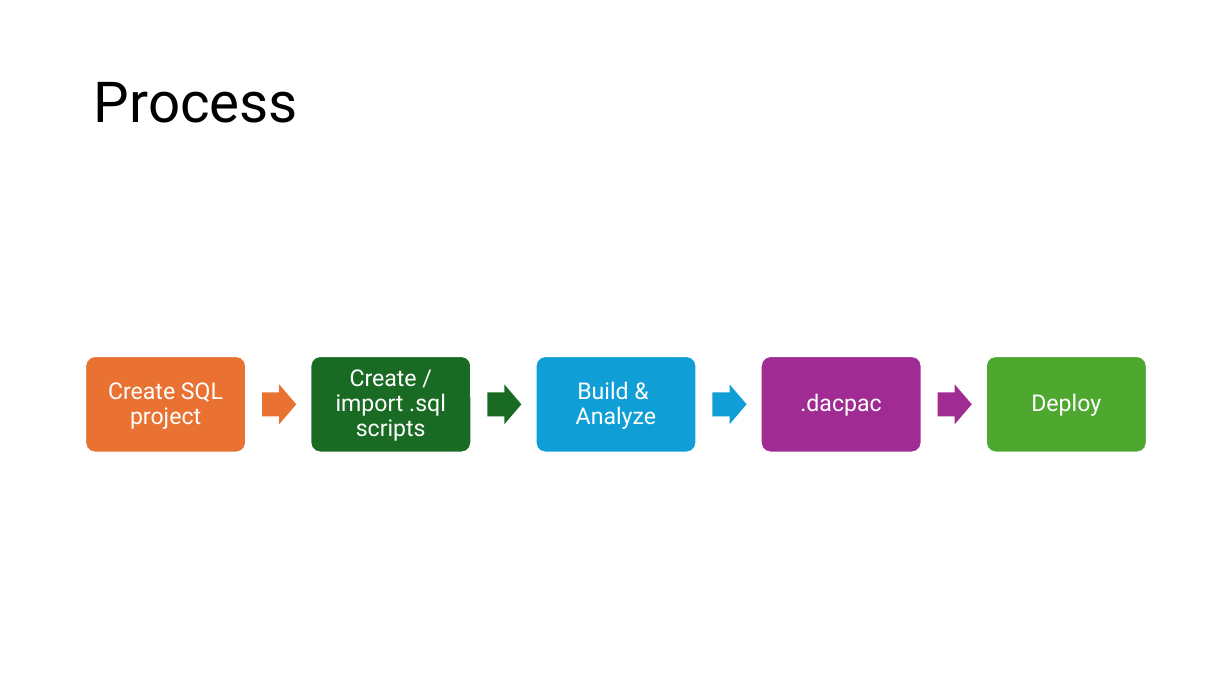
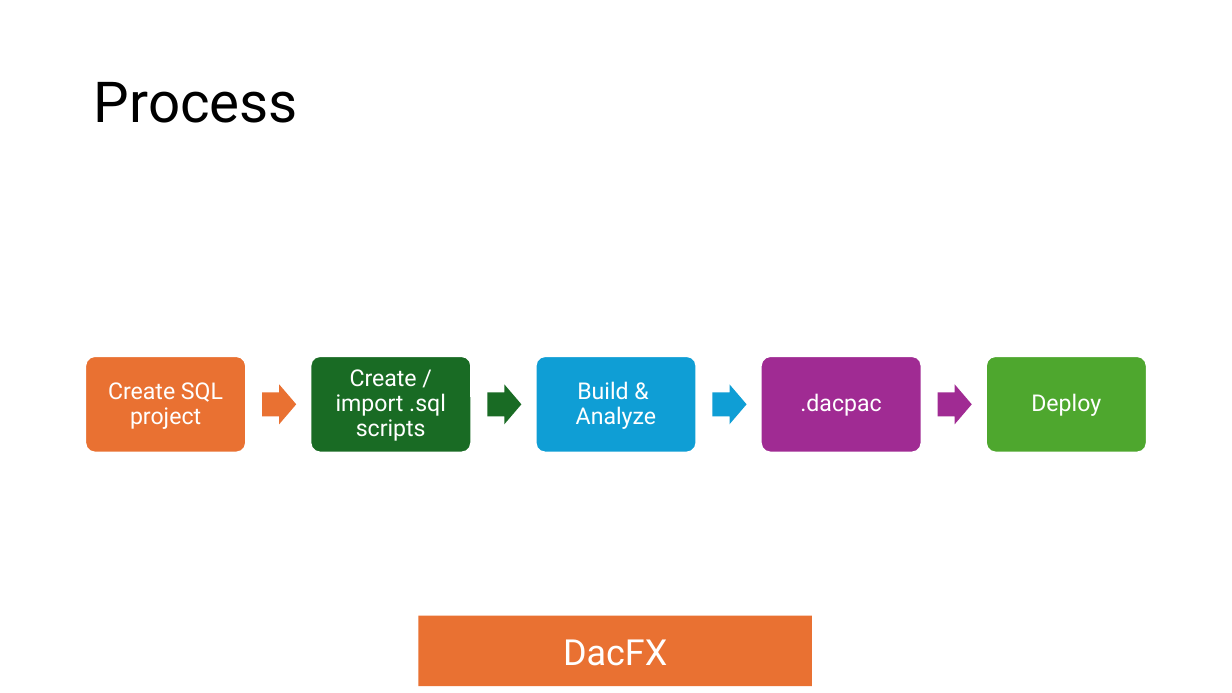
Before and after one commit to ErikEJ/TsqlAnalysis, a slide deck: slide 3 of EightKB T-SQL Code analysis.pptx. Drawn at 1232x693 pixels with LibreOffice and Linux fonts; fonts in the diff are those of the drawing. Boxes give left, top, right and bottom in pixels: in the first picture for what was removed or moved away, otherwise in the second. Text is boxed around its words. In the diff, an @@ line names an element or a change of style, - is before the commit and + after.

```diff
--- a/EightKB T-SQL Code analysis.pptx
+++ b/EightKB T-SQL Code analysis.pptx
@@ rectangle added at [419, 616, 812, 686], fill #E97132, 28 pt, text #FFFFFF @@
+DacFX
```
Also in this commit, not shown: 2 other slides changed, 3 other files.
